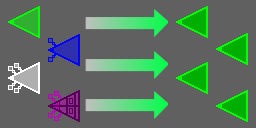
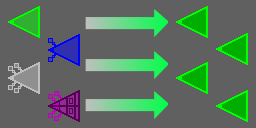
Layered file, before and after one edit (256 x 128). Changes by layer:
painted on "Carrier" over box(8, 62, 40, 94)
